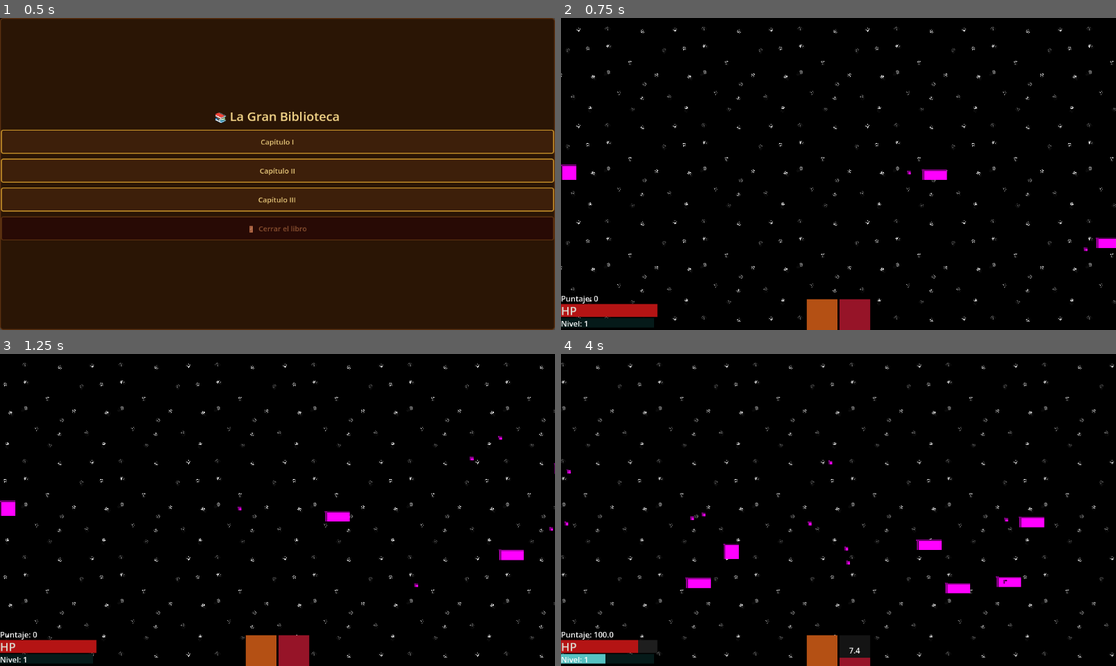
Above: before the commit, frames 1-4 (two rows, left to right).
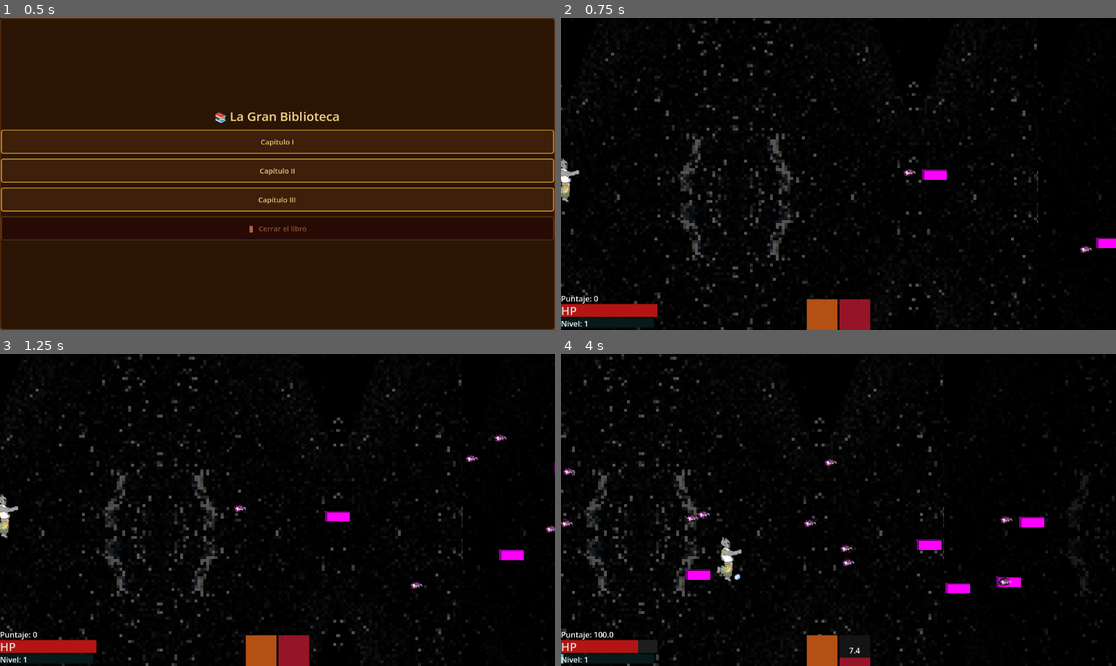
Above: after the commit, the same moments.

Repository: wfeboSKL/tales-for-the-asleep
Game: Godot game, scene res://scenes/Menu/Mewou.tscn
Two runs of this game, one before a commit and one after it. Both use one fixed random seed, a clock stepped at 60 frames per second and the inputs below.
Inputs:
- Up to frame 1 (0.5 s): no input
- Up to frame 2 (0.75 s): click "Capítulo I" at 0.5 s
- Up to frame 3 (1.25 s): no input
- Up to frame 4 (4 s): tap Enter at 1.25 s; hold D (move_right) 1.28-2.03 s; hold K (shoot) 1.28-2.03 s; tap J (melee) at 1.35, 2.3, 3.6 s; tap Space at 1.52, 2.27, 3.77 s; hold S (move_down) 2.03-2.78 s; tap K (shoot) at 2.1, 3.05 s; hold D (move_right) 2.78-3.53 s; hold Shift (focus) 2.78-3.53 s; hold W (move_up) from 3.53 s (still down)

Frame 1 is identical in both runs. In frame 2, 5.2% of the frame differs, in the area x 0-100%, y 0-100%; in frame 3, 5.2%; in frame 4, 6.3%.

Commit message:
feat: sistema de orbes de XP con explosión y persecución al jugador | Trabajado en PC_FEBO

Diff:
--- a/game_data.gd
+++ b/game_data.gd
@@ -31,7 +31,6 @@
 	level_up_occurred.emit(player_level)
 	# Mejorar velocidad de disparo con cada nivel, mínimo 0.05
 	shoot_speed = clamp(shoot_speed - 0.005, 0.08, 0.1)
-	print("Shoot rate: ",shoot_speed)
 
 # -- AGREGAR XP AL JUGADOR --
 func add_xp(amount):
@@ -41,9 +40,7 @@
 	if player_xp >= xp_to_next_level:
 		level_up()
 		# Se avisa a quien escuche que el XP cambió
-		print("Nivel: ",player_level)
 	xp_changed.emit(player_xp, xp_to_next_level)
-	print("XP recolectada: ",player_xp)
 
 # -- FUNCIÓN PARA RESETEAR LA INFORMACIÓN AL MORIR --
 func reset():
--- a/scenes/bullets/bullet.tscn
+++ b/scenes/bullets/bullet.tscn
@@ -1,11 +1,9 @@
 [gd_scene format=3 uid="uid://3utnp6kontnb"]
 
 [ext_resource type="Script" uid="uid://c42hg75kvcpdk" path="res://scenes/bullets/bullet.gd" id="1_mkf8s"]
+[ext_resource type="Texture2D" uid="uid://baulef0lv7equ" path="res://Sprites/bullets/BaseBullet.png" id="2_5f1na"]
 
 [sub_resource type="RectangleShape2D" id="RectangleShape2D_h1aey"]
-size = Vector2(8, 8)
-
-[sub_resource type="PlaceholderTexture2D" id="PlaceholderTexture2D_mkf8s"]
 size = Vector2(8, 8)
 
 [node name="Bullet" type="Area2D" unique_id=1209773944]
@@ -17,6 +15,6 @@
 shape = SubResource("RectangleShape2D_h1aey")
 
 [node name="Sprite2D" type="Sprite2D" parent="." unique_id=842618955]
-texture = SubResource("PlaceholderTexture2D_mkf8s")
+texture = ExtResource("2_5f1na")
 
 [connection signal="body_entered" from="." to="." method="_on_body_entered"]
--- a/scenes/bullets/enemy_bullet.tscn
+++ b/scenes/bullets/enemy_bullet.tscn
@@ -1,20 +1,19 @@
 [gd_scene format=3 uid="uid://dkmejsujsyww8"]
 
 [ext_resource type="Script" uid="uid://v4oalxarna8u" path="res://scenes/bullets/enemy_bullet.gd" id="1_d2qol"]
-
-[sub_resource type="PlaceholderTexture2D" id="PlaceholderTexture2D_d2qol"]
-size = Vector2(8, 8)
+[ext_resource type="Texture2D" uid="uid://c8br2avus2ymr" path="res://Sprites/bullets/Enemy.png" id="2_ajmct"]
 
 [sub_resource type="RectangleShape2D" id="RectangleShape2D_qx7rs"]
-size = Vector2(9.5, 9.5)
+size = Vector2(16.75, 11.75)
 
 [node name="EnemyBullet" type="Area2D" unique_id=529292232]
 collision_layer = 8
 script = ExtResource("1_d2qol")
 
 [node name="Sprite2D" type="Sprite2D" parent="." unique_id=560369656]
-position = Vector2(0, -4.7683716e-07)
-texture = SubResource("PlaceholderTexture2D_d2qol")
+position = Vector2(4.7683716e-07, -2.3841858e-07)
+scale = Vector2(0.75, 0.7083333)
+texture = ExtResource("2_ajmct")
 
 [node name="CollisionShape2D" type="CollisionShape2D" parent="." unique_id=214939418]
 shape = SubResource("RectangleShape2D_qx7rs")
--- a/scenes/demolevel/enemy_spawner.gd
+++ b/scenes/demolevel/enemy_spawner.gd
@@ -36,18 +36,21 @@
 	if GameData.enemies_killed >= 40 and GameData.current_wave != 3:
 		GameData.current_wave = 3
 		dialogue_box.start_dialogue([
-			["Morthalias:", "Good job Desivinte! You're kicking ass out there!"],
+			["Morthalias:", "¡Buen trabajo Desivinte!"],
+			["Morthalias:", "Ya lo más duro pasó"],
 			["Desivinte:", "..."],
-			["Desivinte:", "You should shut up already..."]
+			["Desivinte:", "Por qué no te callas de una vez..."],
+			["Morthalias:", "¡Lo siento!"]
 			])
 	#Si se matan más de 20 enemigos y es la horda 1, ahora es la horda 2
 	elif GameData.enemies_killed >= 20 and GameData.current_wave == 1:
 		GameData.current_wave = 2
 		dialogue_box.start_dialogue([
-			["Morthalias:", "Oh no, a new wave of enemies!"],
-			["Morthalias:", "Incoming!!!!!"],
+			["Morthalias:", "¡Oh no!"],
+			["Morthalias:", "¡Parece que vienen enemigos más fuertes!"],
+			["Morthalias:", "¡Preparate!!!!!!"],
 			["Desivinte:", "..."],
-			["Desivinte:", "Sigh..."]
+			["Desivinte:", "Ugh..."]
 			])
 	#Se resta delta del timer y si es menor a 0, spawnear un enemigo
 	spawn_timer -= delta
--- a/scenes/demolevel/level.gd
+++ b/scenes/demolevel/level.gd
@@ -4,4 +4,6 @@
 #-- FUNCIÓN DE PROCESO --
 func _process(delta: float) -> void:
 	#Movimiento hacia la izquierda del fondo
-	$ParallaxBackground.scroll_offset.x -= 90 * delta
+	$ParallaxBackground.scroll_offset.x -= 60 * delta
+	#Movimiento hacia la izquierda del fondo
+	$ParallaxBackground/ParallaxLayer3.motion_offset.x -= 70 * delta
--- a/scenes/demolevel/level.tscn
+++ b/scenes/demolevel/level.tscn
@@ -1,10 +1,11 @@
 [gd_scene format=3 uid="uid://xeqaplemmgjl"]
 
 [ext_resource type="Script" uid="uid://vv3otjijyyfi" path="res://scenes/demolevel/level.gd" id="1_d2nb1"]
-[ext_resource type="Texture2D" uid="uid://xdvreqo2hhgo" path="res://scenes/demolevel/level basic.png" id="1_g3hpl"]
 [ext_resource type="PackedScene" uid="uid://ktbnnh8fwh58" path="res://scenes/player/player.tscn" id="1_kcedh"]
+[ext_resource type="Texture2D" uid="uid://c7wp6ksf78dhe" path="res://Sprites/background/image.jpg" id="2_6k8mo"]
 [ext_resource type="PackedScene" uid="uid://biqtee13nxlpm" path="res://scenes/enemies/enemy.tscn" id="2_g3hpl"]
 [ext_resource type="Script" uid="uid://bcbddn7bdv641" path="res://scenes/demolevel/enemy_spawner.gd" id="3_d2nb1"]
+[ext_resource type="Texture2D" uid="uid://io51jwt07241" path="res://Sprites/background/ev1JYAAAABklEQVQDAPpSbo1Y9t7HAAAAAElFTkSuQmCC.png" id="3_vsapc"]
 [ext_resource type="Script" uid="uid://ckyrnlkddffwu" path="res://scenes/demolevel/hud.gd" id="5_ul7rm"]
 [ext_resource type="PackedScene" uid="uid://ccvvxddts30js" path="res://scenes/ui/dialogue_box.tscn" id="6_s4sfo"]
 [ext_resource type="Script" uid="uid://dbld1txf0rrot" path="res://scenes/demolevel/level_up_display.gd" id="8_6k8mo"]
@@ -52,15 +53,28 @@
 color = Color(0.039215688, 0.039215688, 0.078431375, 1)
 
 [node name="ParallaxLayer2" type="ParallaxLayer" parent="ParallaxBackground" unique_id=268002703]
-motion_scale = Vector2(1, 0)
-motion_mirroring = Vector2(200, 0)
+motion_mirroring = Vector2(1000, 0)
 
 [node name="Sprite2D" type="Sprite2D" parent="ParallaxBackground/ParallaxLayer2" unique_id=2144375548]
 texture_repeat = 2
 position = Vector2(576, 324)
-texture = ExtResource("1_g3hpl")
+texture = ExtResource("2_6k8mo")
 region_enabled = true
 region_rect = Rect2(0, 0, 1152, 648)
+
+[node name="ColorRect" type="ColorRect" parent="ParallaxBackground/ParallaxLayer2" unique_id=86897615]
+offset_right = 1509.0
+offset_bottom = 650.0
+color = Color(0, 0, 0, 0.6509804)
+
+[node name="ParallaxLayer3" type="ParallaxLayer" parent="ParallaxBackground" unique_id=797123027]
+motion_offset = Vector2(100, 0)
+motion_mirroring = Vector2(6700, 0)
+
+[node name="Sprite2D" type="Sprite2D" parent="ParallaxBackground/ParallaxLayer3" unique_id=98783621]
+position = Vector2(2088, 1182)
+scale = Vector2(6.248121, 4.3364415)
+texture = ExtResource("3_vsapc")
 
 [node name="Player" parent="." unique_id=480144190 instance=ExtResource("1_kcedh")]
 position = Vector2(0, 320)
--- a/scenes/enemies/enemy_basic.gd
+++ b/scenes/enemies/enemy_basic.gd
@@ -7,7 +7,7 @@
 #Se establece la vida inicial (la cual cambiará por impactos)
 var health = 3
 #Se define cuanta experiencia dará
-var xp_value = 100
+var xp_value = 10
 #Se establece el cooldown de la bala inicial
 var shoot_cooldown = 0.0
 #Referencia al jugador, inicia vacía hasta que la escena esté lista
@@ -19,6 +19,9 @@
 #-- PRELOADS --
 #Se "precarga" la escena de la bala enemiga
 const ENEMY_BULLET = preload("res://scenes/bullets/enemy_bullet.tscn")
+
+const XP_ORB = preload("res://scenes/particles/xp_orb.tscn")
+
 
 #Función que calcula los procesos físicos cada frame
 func _physics_process(delta: float) -> void:
@@ -67,10 +70,14 @@
 	damageindicator_cooldown = 1.5
 	#Si la vida es menor a cero, eliminar por completo al enemigo
 	if health <= 0:
+		var count = 5
+		for i in count:
+			var xp_orb = XP_ORB.instantiate()
+			xp_orb.position = position
+			get_parent().add_child(xp_orb)
 		#Se actualiza el puntaje y la cantidad de kills
 		GameData.score += 100.0
 		GameData.enemies_killed += 1
-		GameData.add_xp(xp_value)
 		queue_free()
 
 #-- OBTENER PLAYER --
--- a/scenes/enemies/enemy_pattern.gd
+++ b/scenes/enemies/enemy_pattern.gd
@@ -17,6 +17,8 @@
 #Pre-cargar balas
 const ENEMY_BULLET = preload("res://scenes/bullets/enemy_bullet.tscn")
 
+const XP_ORB = preload("res://scenes/particles/xp_orb.tscn")
+
 #-- EXPORTAR VARIABLES PARA MOVIMIENTO ONDULATORIO --
 #Se define su velocidad
 @export var speed: float = 200.0
@@ -24,6 +26,9 @@
 @export var frequency: float = 5.0
 #Se define su movimiento en y
 @export var amplitude: float = 150.0
+var angle = randf_range(0, TAU)  # TAU es 2*PI, o sea, "toda la vuelta"
+var direction = Vector2(cos(angle), sin(angle))
+var explosion_strength = 1.0
 
 #-- ESTABLECER FUNCIONES DE PATRONES DE DISPARO --
 func shoot_pattern():
@@ -81,10 +86,14 @@
 	damageindicator_cooldown = 1.5
 	#Si la vida es menor a cero, eliminar por completo al enemigo
 	if health <= 0:
+		var count = 7
+		for i in count:
+			var xp_orb = XP_ORB.instantiate()
+			xp_orb.position = position
+			get_parent().add_child(xp_orb)
 		#Se suma 175 al puntaje y 1 al contador de kills
 		GameData.score += 175.0
 		GameData.enemies_killed += 1
-		GameData.add_xp(xp_value)
 		queue_free()
 
 func _ready():
--- a/scenes/particles/xp_orb.gd
+++ b/scenes/particles/xp_orb.gd
@@ -1,11 +1,48 @@
+# -- VARIABLES Y CONSTANTES DEL ORBE DE XP --
 extends Area2D
 
+# Velocidad base de persecución hacia el jugador
+const SPEED = 500.0
+# Velocidad cuando está muy cerca del jugador (entra más rápido, sin orbitar)
+const SPEED_CLOSE = 200.0
+# Referencia al jugador
+var player = null
+# XP que otorga al ser recolectado, con pequeña variación aleatoria
+var xp_orb_value = randf_range(0.9, 1.1)*2
 
-# Called when the node enters the scene tree for the first time.
+# -- VARIABLES DE LA EXPLOSIÓN INICIAL --
+# Dirección aleatoria del "salto" al nacer
+var explosion_direction = Vector2.ZERO
+# Qué tan fuerte es el salto; baja a 0 con el tiempo
+var explosion_strength = 3.5
+
 func _ready() -> void:
-	pass # Replace with function body.
+	player = get_tree().get_first_node_in_group("Player")
+	collision_layer = 2
+	collision_mask = 1
 
+	# Se calcula una dirección aleatoria para el salto inicial (cualquier punto del círculo)
+	var angle = randf_range(0, TAU)
+	explosion_direction = Vector2(cos(angle), sin(angle))
 
-# Called every frame. 'delta' is the elapsed time since the previous frame.
-func _process(delta: float) -> void:
-	pass
+	# Se conecta la señal de colisión con el jugador
+	self.body_entered.connect(_on_body_entered)
+
+func _physics_process(delta: float) -> void:
+	if player:
+		# La fuerza de la explosión se apaga gradualmente con el tiempo
+		explosion_strength = move_toward(explosion_strength, 0.0, delta * 2.0)
+		# El objetivo combina la posición del jugador con el offset de explosión
+		var target = player.position + (explosion_direction * 40 * explosion_strength)
+
+		# Si está muy cerca del jugador, acelera para entrar derecho sin orbitar
+		var distance = position.distance_to(player.position)
+		var current_speed = SPEED_CLOSE if distance < 60 else SPEED
+
+		position = position.move_toward(target, current_speed * delta)
+
+func _on_body_entered(body):
+	# Si quien toca el orbe es el jugador, se le otorga el XP y el orbe desaparece
+	if body.is_in_group("Player"):
+		GameData.add_xp(xp_orb_value)
+		queue_free()
--- a/scenes/particles/xp_orb.tscn
+++ b/scenes/particles/xp_orb.tscn
@@ -1,21 +1,17 @@
 [gd_scene format=3 uid="uid://krk4f3bcxgr0"]
+
+[ext_resource type="Script" uid="uid://d36qbrqh5s6dp" path="res://scenes/particles/xp_orb.gd" id="1_u0dh4"]
+[ext_resource type="Texture2D" uid="uid://cnhfaybixqb07" path="res://Sprites/bullets/image.png" id="2_lhp3o"]
 
 [sub_resource type="CircleShape2D" id="CircleShape2D_3jys1"]
 
 [node name="XPOrb" type="Area2D" unique_id=1181106373]
+script = ExtResource("1_u0dh4")
 
-[node name="Sprite2D" type="ColorRect" parent="." unique_id=788990685]
-custom_minimum_size = Vector2(20, 20)
-anchors_preset = 15
-anchor_right = 1.0
-anchor_bottom = 1.0
-offset_left = -10.0
-offset_top = -10.0
-offset_right = 10.0
-offset_bottom = 10.0
-grow_horizontal = 2
-grow_vertical = 2
-color = Color(0.33333334, 1, 1, 1)
+[node name="Sprite2D" type="Sprite2D" parent="." unique_id=942406273]
+scale = Vector2(0.7, 0.7)
+texture = ExtResource("2_lhp3o")
 
 [node name="CollisionShape2D" type="CollisionShape2D" parent="." unique_id=185398903]
+scale = Vector2(2, 2)
 shape = SubResource("CircleShape2D_3jys1")
--- a/scenes/player/melee_attack.gd
+++ b/scenes/player/melee_attack.gd
@@ -5,7 +5,7 @@
 #Variable que funciona como cooldown
 var melee_cooldown = 0.0
 
-const DURATION = 0.15
+const DURATION = 0.25
 #Se asegura que al inicio, el cooldown sea de 0.15
 func _ready():
 	melee_cooldown = DURATION
--- a/scenes/player/melee_attack.tscn
+++ b/scenes/player/melee_attack.tscn
@@ -1,6 +1,7 @@
 [gd_scene format=3 uid="uid://shmmimwoscpl"]
 
 [ext_resource type="Script" uid="uid://bgipel1nurtma" path="res://scenes/player/melee_attack.gd" id="1_0ijhy"]
+[ext_resource type="Texture2D" uid="uid://s20elf0iti57" path="res://Sprites/bullets/Fist.png" id="2_jeuvi"]
 
 [sub_resource type="ConvexPolygonShape2D" id="ConvexPolygonShape2D_jeuvi"]
 points = PackedVector2Array(0, 0, 100, -80, 120, -30, 120, 30, 100, 80)
@@ -13,4 +14,9 @@
 [node name="CollisionShape2D" type="CollisionShape2D" parent="." unique_id=519823883]
 shape = SubResource("ConvexPolygonShape2D_jeuvi")
 
+[node name="Sprite2D" type="Sprite2D" parent="." unique_id=69754834]
+position = Vector2(93, 0)
+scale = Vector2(2.1018517, 1.8571429)
+texture = ExtResource("2_jeuvi")
+
 [connection signal="body_entered" from="." to="." method="_on_body_entered"]
--- a/scenes/player/player.tscn
+++ b/scenes/player/player.tscn
@@ -1,18 +1,19 @@
 [gd_scene format=3 uid="uid://ktbnnh8fwh58"]
 
 [ext_resource type="Script" uid="uid://d3v58uhkqfjha" path="res://scenes/player/player.gd" id="1_3vyb7"]
-
-[sub_resource type="PlaceholderTexture2D" id="PlaceholderTexture2D_3vyb7"]
-size = Vector2(32, 32)
+[ext_resource type="Texture2D" uid="uid://dayff4mjg7xii" path="res://Sprites/Desivinte.png" id="2_dovo2"]
 
 [sub_resource type="RectangleShape2D" id="RectangleShape2D_u8vuu"]
-size = Vector2(11, 11)
+size = Vector2(15.75, 28.875)
 
 [node name="Player" type="CharacterBody2D" unique_id=480144190 groups=["Player"]]
 script = ExtResource("1_3vyb7")
 
 [node name="Sprite2D" type="Sprite2D" parent="." unique_id=1553321050]
-texture = SubResource("PlaceholderTexture2D_3vyb7")
+position = Vector2(-5, 18)
+scale = Vector2(0.81, 0.81)
+texture = ExtResource("2_dovo2")
 
 [node name="CollisionShape2D" type="CollisionShape2D" parent="." unique_id=377164170]
+position = Vector2(-8.125, 10.5625)
 shape = SubResource("RectangleShape2D_u8vuu")
Binary file added: Sprites/Desivinte.png
Not shown, added: Sprites/Desivinte.png.import
Binary file added: Sprites/background/ev1JYAAAABklEQVQDAPpSbo1Y9t7HAAAAAElFTkSuQmCC.png
Not shown, added: Sprites/background/ev1JYAAAABklEQVQDAPpSbo1Y9t7HAAAAAElFTkSuQmCC.png.import
Binary file added: Sprites/background/image.jpg
Not shown, added: Sprites/background/image.jpg.import
Binary file added: Sprites/background/image_1.jpg
Not shown, added: Sprites/background/image_1.jpg.import
Binary file added: Sprites/bullets/BaseBullet.png
Not shown, added: Sprites/bullets/BaseBullet.png.import
Binary file added: Sprites/bullets/Enemy.png
Not shown, added: Sprites/bullets/Enemy.png.import
(and 4 more such lines)
